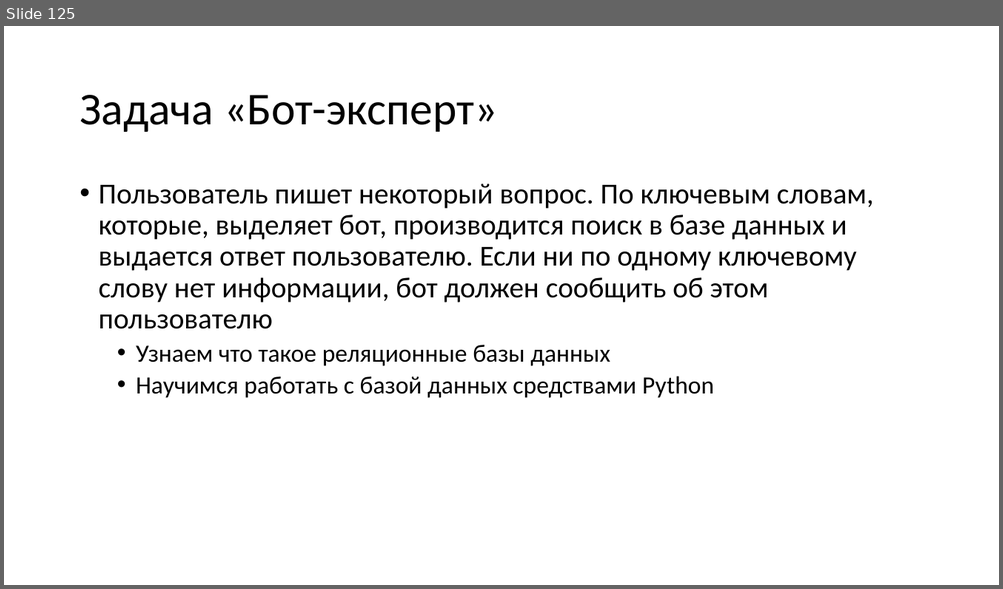
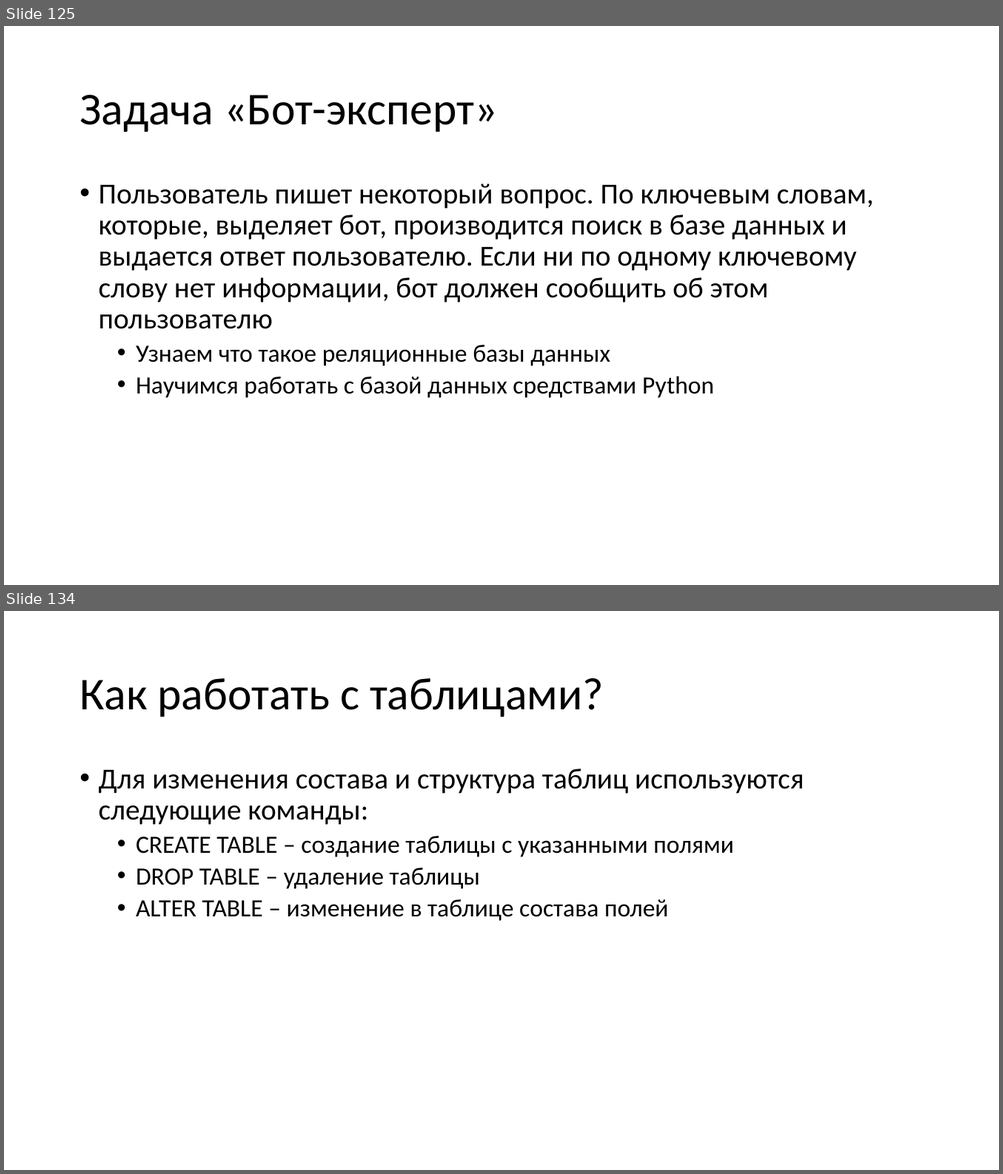
Before and after one commit to paveltsytovich/telegram-course, a slide deck: Presentation/Разработка ботов для телеграмм на Python.pptx. Shown one above the other, each under a label of ours: slide 125 before the commit, slides 125 and 134 after it; the slides between them are not shown. The pictures are 1003x589 and 1003x1174 pixels, drawn with LibreOffice and Linux fonts; fonts in the diff are those of the drawing. Boxes give left, top, right and bottom in pixels: in the first picture for what was removed or moved away, otherwise in the second. Text is boxed around its words. In the diff, an @@ line names an element or a change of style, - is before the commit and + after.

Commit message:
Определение базы данных, СУБД и таблиц

```diff
--- a/Presentation/Разработка ботов для телеграмм на Python.pptx
+++ b/Presentation/Разработка ботов для телеграмм на Python.pptx
@@ slide 134 added at (4, 611, 999, 1170), background #FFFFFF @@
@@ title added at (79, 678, 603, 717), 44 pt, text #000000 @@
+Как работать с таблицами?
@@ text added at (99, 769, 803, 921), 24 pt, text #000000 @@
+• Для изменения состава и структура таблиц используются следующие команды:
+  • CREATE TABLE – создание таблицы с указанными полями
+  • DROP TABLE – удаление таблицы
+  • ALTER TABLE – изменение в таблице состава полей
```
Also in this commit, not shown: 1 slide changed, 8 other slides added.
